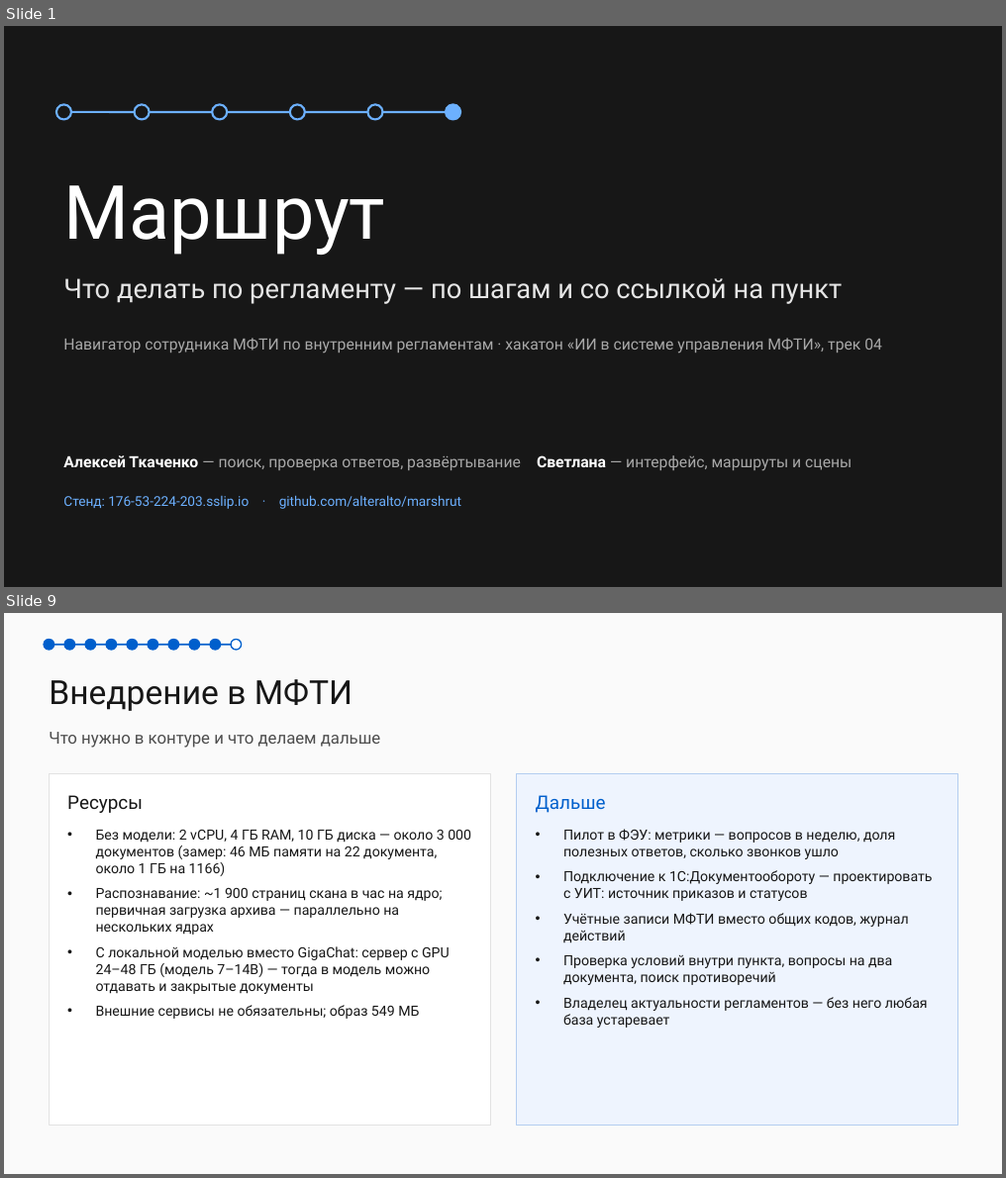
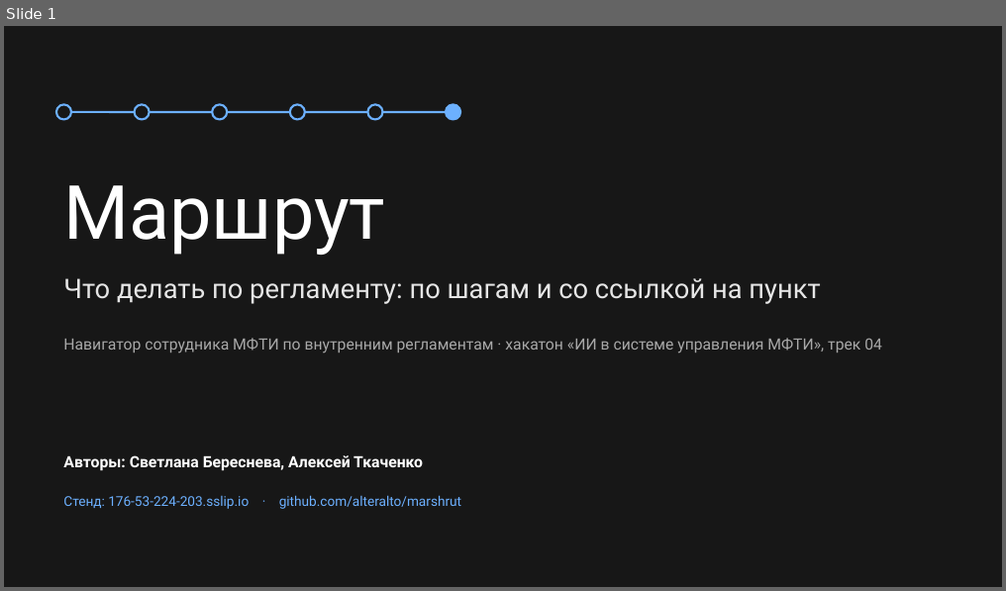
Before and after one commit to alteralto/marshrut, a slide deck: docs/pitch/Маршрут-презентация.pptx. Shown one above the other, each under a label of ours: slides 1 and 9 before the commit, slide 1 after it; the slides between them are not shown. The pictures are 1006x1178 and 1006x591 pixels, drawn with LibreOffice and Linux fonts; fonts in the diff are those of the drawing. Boxes give left, top, right and bottom in pixels: in the first picture for what was removed or moved away, otherwise in the second. Text is boxed around its words. In the diff, an @@ line names an element or a change of style, - is before the commit and + after.

```diff
--- a/docs/pitch/Маршрут-презентация.pptx
+++ b/docs/pitch/Маршрут-презентация.pptx
@@ slide 9 removed at [4, 613, 1002, 1174], background #FAFAFA @@
@@ ellipse removed at [44, 639, 54, 650] @@
@@ ellipse removed at [64, 639, 75, 650] @@
@@ ellipse removed at [85, 639, 96, 650] @@
@@ ellipse removed at [106, 639, 116, 650] @@
@@ ellipse removed at [127, 639, 138, 650] @@
@@ ellipse removed at [148, 639, 158, 650] @@
@@ ellipse removed at [168, 639, 179, 650] @@
@@ ellipse removed at [189, 639, 199, 650] @@
@@ ellipse removed at [210, 639, 221, 650] @@
@@ ellipse removed at [231, 639, 242, 650] @@
@@ line removed from (49, 645) to (236, 645) @@
@@ text removed at [49, 679, 352, 711] @@
-Внедрение в МФТИ
@@ text removed at [49, 732, 380, 748] @@
-Что нужно в контуре и что делаем дальше
@@ rectangle removed at [49, 774, 491, 1126] @@
@@ rectangle removed at [517, 774, 958, 1126] @@
@@ text removed at [67, 795, 143, 813] @@
-Ресурсы
@@ text removed at [536, 795, 606, 813] @@
-Дальше
@@ text removed at [96, 829, 471, 1019] @@
-• Без модели: 2 vCPU, 4 ГБ RAM, 10 ГБ диска — около 3 000 документов (замер: 46 МБ памяти на 22 документа, около 1 ГБ на 1166)
-• Распознавание: ~1 900 страниц скана в час на ядро; первичная загрузка архива — параллельно на нескольких ядрах
-• С локальной моделью вместо GigaChat: сервер с GPU 24–48 ГБ (модель 7–14B) — тогда в модель можно отдавать и закрытые документы
-• Внешние сервисы не обязательны; образ 549 МБ
@@ text removed at [563, 829, 932, 1028] @@
-• Пилот в ФЭУ: метрики — вопросов в неделю, доля полезных ответов, сколько звонков ушло
-• Подключение к 1С:Документообороту — проектировать с УИТ: источник приказов и статусов
-• Учётные записи МФТИ вместо общих кодов, журнал действий
-• Проверка условий внутри пункта, вопросы на два документа, поиск противоречий
-• Владелец актуальности регламентов — без него любая база устаревает
@@ slide 1 changed as well @@
@@ text at [63, 278, 820, 304]: text changed @@
-Что делать по регламенту — по шагам и со ссылкой на пункт
+Что делать по регламенту: по шагам и со ссылкой на пункт
@@ text at [63, 456, 423, 472]: text changed; text colour #A8A8A8 to #FFFFFF; bold on @@
-Алексей Ткаченко — поиск, проверка ответов, развёртывание Светлана — интерфейс, маршруты и сцены
+Авторы: Светлана Береснева, Алексей Ткаченко
```
Also in this commit, not shown: 5 other slides changed, 5 slides added, 3 other slides removed, 14 other files.
